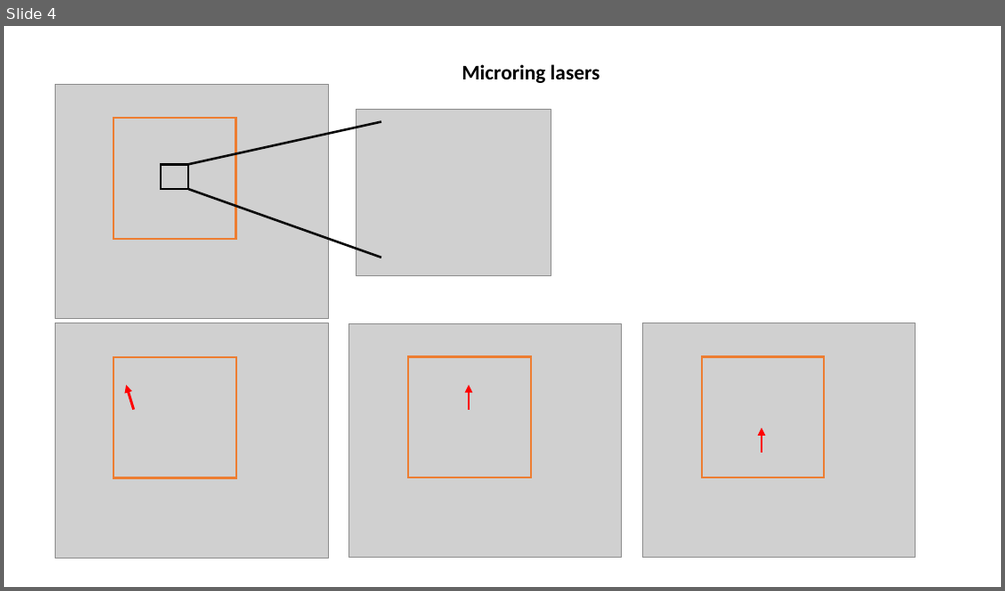
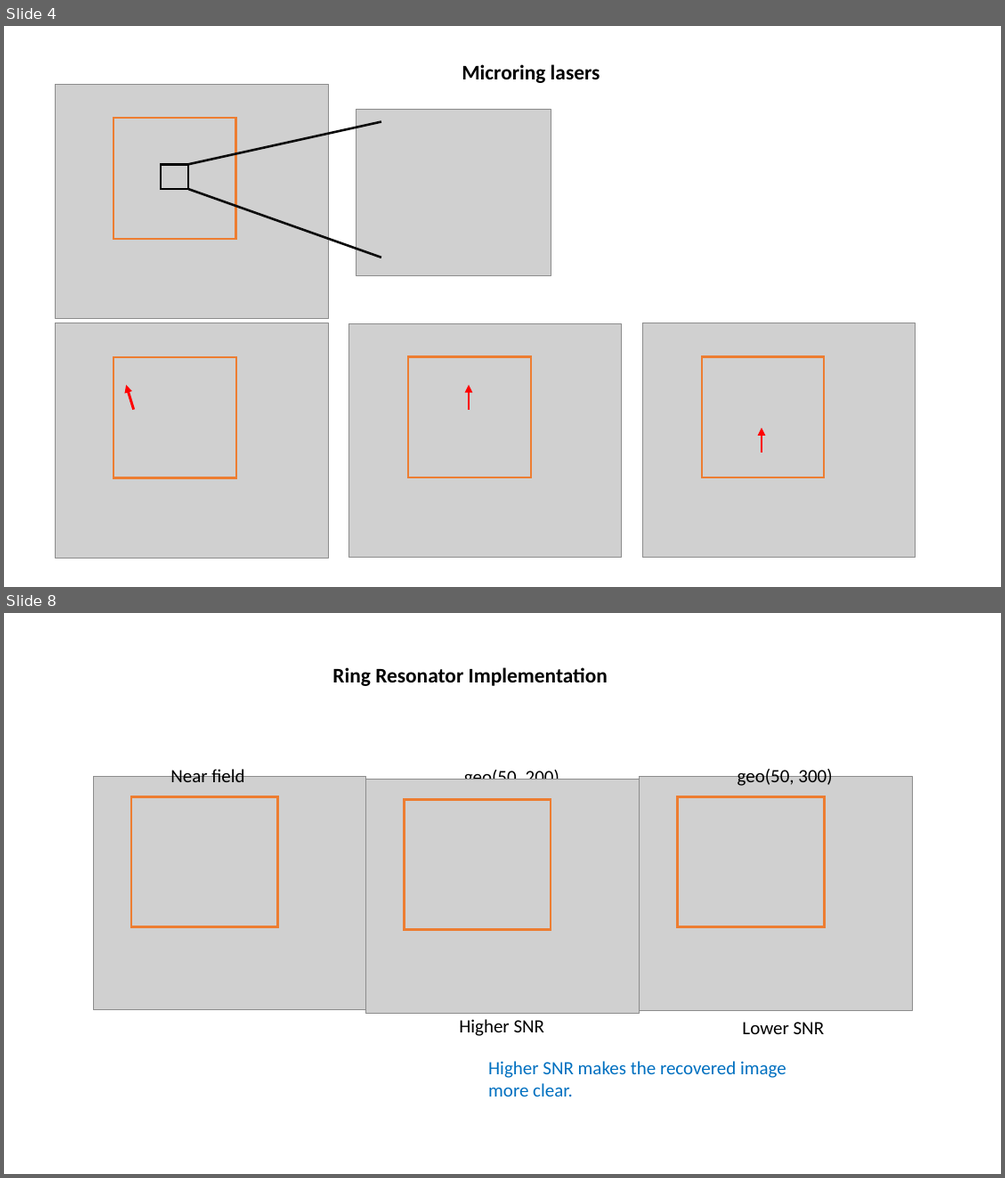
Before and after one commit to minspan199/imaginary-gauge-field, a slide deck: Green Function Method/ring_resonators/“Dynamic” Hologram by Ring Resonators.pptx. Shown one above the other, each under a label of ours: slide 4 before the commit, slides 4 and 8 after it; the slides between them are not shown. The pictures are 1005x591 and 1005x1178 pixels, drawn with LibreOffice and Linux fonts; fonts in the diff are those of the drawing; grey boxes stand for pictures. Boxes give left, top, right and bottom in pixels: in the first picture for what was removed or moved away, otherwise in the second. Text is boxed around its words. In the diff, an @@ line names an element or a change of style, - is before the commit and + after.

```diff
--- a/Green Function Method/ring_resonators/“Dynamic” Hologram by Ring Resonators.pptx
+++ b/Green Function Method/ring_resonators/“Dynamic” Hologram by Ring Resonators.pptx
@@ slide 8 added at (x1=4, y1=613, x2=1001, y2=1174), background #FFFFFF @@
@@ text added at (x1=332, y1=667, x2=607, y2=686), 20 pt, text #000000, bold @@
+Ring Resonator Implementation
@@ group added at (x1=93, y1=766, x2=912, y2=1036): 5 texts, 3 pictures, 3 rectangles @@
+geo(50, 300)
+geo(50, 200)
+Near field
+Higher SNR
+Lower SNR
@@ text added at (x1=488, y1=1061, x2=786, y2=1096), 18 pt, text #0070C0 @@
+Higher SNR makes the recovered image more clear.
```
Also in this commit, not shown: 2 slides changed, 2 other slides added, 1 slide removed, 3 other files.
